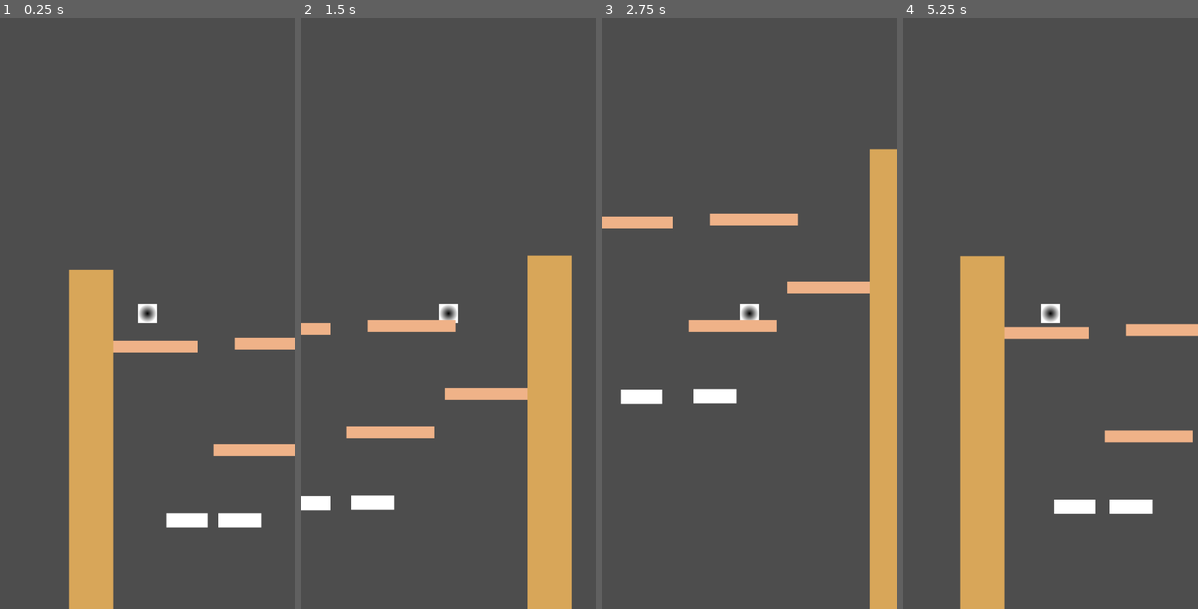
Above: before the commit, frames 1-4 (left to right).
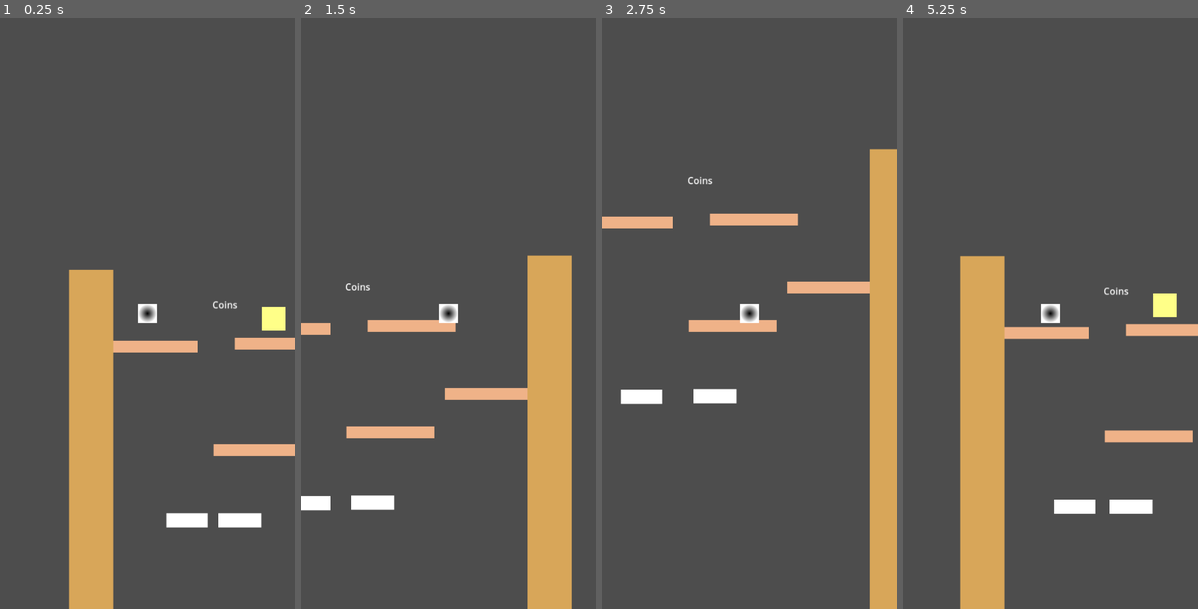
Above: after the commit, the same moments.

Repository: NicklasMiller/bubblegame
Game: Godot game, scene res://main.tscn
Two runs of this game, one before a commit and one after it. Both use one fixed random seed, a clock stepped at 60 frames per second and the inputs below.
Inputs:
- Up to frame 1 (0.25 s): no input
- Up to frame 2 (1.5 s): tap Enter (ui_accept) at 0.5, 0.77 s; hold Right (ui_right) from 0.53 s (still down)
- Up to frame 3 (2.75 s): tap Enter (ui_accept) at 1.52 s; release Right (ui_right) at 2.03 s; hold Left (ui_left) from 2.03 s (still down)
- Up to frame 4 (5.25 s): release Left (ui_left) at 2.78 s; hold Right (ui_right) 2.78-4.28 s; tap Enter (ui_accept) at 3.02, 3.77, 4.52 s; hold Left (ui_left) 4.28-5.03 s; hold Right (ui_right) from 5.03 s (still down)

The runs differ from the first frame. In frame 1, 0.4% of the frame differs, in the area x 72-97%, y 47-53%; in frame 2, less than 0.1%; in frame 3, less than 0.1%; in frame 4, 0.4%.

Commit message:
Coins can be collected
TODO: Make coin counter work

Diff:
--- a/character.gd
+++ b/character.gd
@@ -1,10 +1,10 @@
 extends CharacterBody2D
-
-@onready var base_map := $WorldBase/CollisionShape2D
 
 const SPEED = 300.0
 const JUMP_VELOCITY = -400.0
 
+func _ready() -> void:
+	pass
 
 func _physics_process(delta: float) -> void:
 	# Add the gravity.
--- /dev/null
+++ b/coin_counter.tscn
@@ -0,0 +1,9 @@
+[gd_scene format=3 uid="uid://6vm1l6kaux64"]
+
+[node name="Label" type="Label"]
+offset_left = 177.0
+offset_top = 28.0
+offset_right = 220.0
+offset_bottom = 51.0
+text = "Coins
+"
--- /dev/null
+++ b/collect_coin.gd
@@ -0,0 +1,18 @@
+extends Node2D
+
+signal coin_collected
+
+# Called when the node enters the scene tree for the first time.
+func _ready() -> void:
+	pass
+
+
+# Called every frame. 'delta' is the elapsed time since the previous frame.
+func _process(delta: float) -> void:
+	pass
+
+
+func _on_area_2d_body_entered(body: Node2D) -> void:
+	print("Coin Body Entered")
+	emit_signal("coin_collected")
+	queue_free()
--- /dev/null
+++ b/collect_coin.tscn
@@ -0,0 +1,22 @@
+[gd_scene load_steps=3 format=3 uid="uid://cp2hq0h3lliec"]
+
+[ext_resource type="Script" path="res://collect_coin.gd" id="1_6fo0s"]
+
+[sub_resource type="CircleShape2D" id="CircleShape2D_nna3e"]
+radius = 21.095
+
+[node name="CollectCoin" type="Node2D"]
+script = ExtResource("1_6fo0s")
+
+[node name="Area2D" type="Area2D" parent="."]
+
+[node name="ColorRect" type="ColorRect" parent="Area2D"]
+offset_right = 40.0
+offset_bottom = 40.0
+color = Color(1, 1, 0.533333, 1)
+
+[node name="CollisionShape2D" type="CollisionShape2D" parent="Area2D"]
+position = Vector2(19, 20)
+shape = SubResource("CircleShape2D_nna3e")
+
+[connection signal="body_entered" from="Area2D" to="." method="_on_area_2d_body_entered"]
--- /dev/null
+++ b/main.gd
@@ -0,0 +1,12 @@
+extends Node2D
+
+var coin_count = 0
+# Called when the node enters the scene tree for the first time.
+func _ready() -> void:
+	pass
+
+
+
+# Called every frame. 'delta' is the elapsed time since the previous frame.
+func _process(delta: float) -> void:
+	pass
--- a/main.tscn
+++ b/main.tscn
@@ -1,18 +1,20 @@
-[gd_scene load_steps=6 format=3 uid="uid://br1qcxvwj78v2"]
+[gd_scene load_steps=9 format=3 uid="uid://br1qcxvwj78v2"]
 
 [ext_resource type="PackedScene" uid="uid://btew2ipfh2lw5" path="res://character.tscn" id="1_idqdn"]
+[ext_resource type="Script" path="res://main.gd" id="1_jivaw"]
 [ext_resource type="PackedScene" uid="uid://bksihhto2m3hl" path="res://platform.tscn" id="1_rovgf"]
 [ext_resource type="PackedScene" uid="uid://cxr6vtfawowmt" path="res://sidewalls.tscn" id="3_njy5m"]
 [ext_resource type="PackedScene" uid="uid://dpc14v0tredjf" path="res://world_base.tscn" id="4_16pni"]
 [ext_resource type="PackedScene" uid="uid://c3xg24c70t3pv" path="res://moving_platform.tscn" id="5_qgd6w"]
+[ext_resource type="PackedScene" uid="uid://cp2hq0h3lliec" path="res://collect_coin.tscn" id="6_e3v0c"]
+[ext_resource type="PackedScene" uid="uid://6vm1l6kaux64" path="res://coin_counter.tscn" id="8_mgcm5"]
 
 [node name="Main" type="Node2D"]
+position = Vector2(0, -1)
+script = ExtResource("1_jivaw")
 
 [node name="StaticBody2D" parent="." instance=ExtResource("1_rovgf")]
 position = Vector2(3, -8)
-
-[node name="Character" parent="." instance=ExtResource("1_idqdn")]
-position = Vector2(67, 26)
 
 [node name="StaticBody2D2" parent="." instance=ExtResource("1_rovgf")]
 position = Vector2(215, -13)
@@ -31,3 +33,11 @@
 
 [node name="MovingPlatform" parent="." instance=ExtResource("5_qgd6w")]
 position = Vector2(126, 405)
+
+[node name="CollectCoin" parent="." instance=ExtResource("6_e3v0c")]
+position = Vector2(261, 44)
+
+[node name="Character" parent="." instance=ExtResource("1_idqdn")]
+position = Vector2(67, 26)
+
+[node name="CoinCounter" parent="." instance=ExtResource("8_mgcm5")]
Not shown, added: cha4292.tmp
Not shown, added: cha57EF.tmp
Not shown, added: cha9E58.tmp
